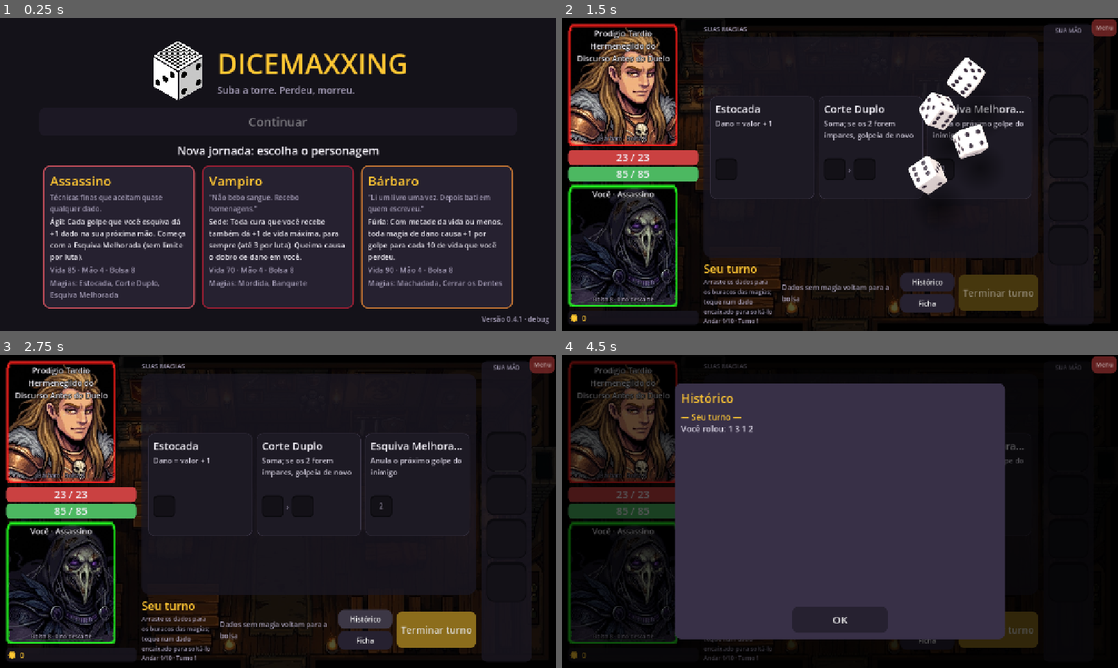
Above: before the commit, frames 1-4 (two rows, left to right).
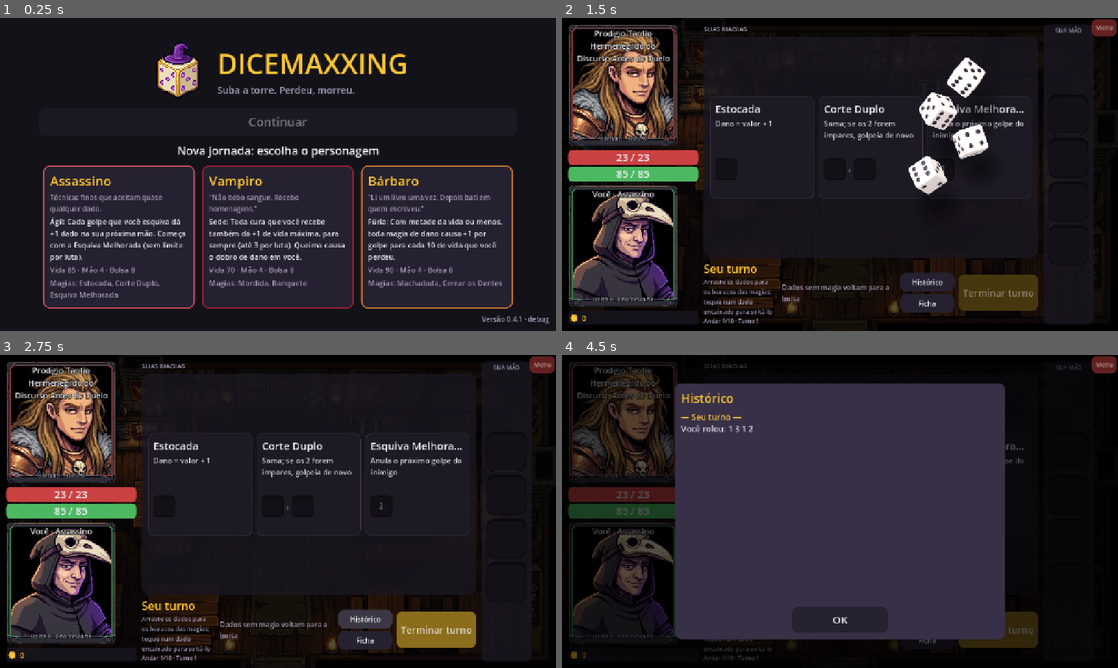
Above: after the commit, the same moments.

Repository: luizfsantos-alt/DICEMAXXXING
Game: Godot game, scene res://ui/main.tscn
Same seed, same stepped clock (60 frames per second), same inputs: the game is played once before the commit and once after it.
Inputs (mouse positions are in pixels of both pictures, inside the frame that each line leads up to):
- Up to frame 1 (0.25 s): no input
- Up to frame 2 (1.5 s): click (678, 237) at 0.52 s; click (778, 168) at 1.27 s
- Up to frame 3 (2.75 s): click "Histórico" at 2 s
- Up to frame 4 (4.5 s): click "Ficha" at 2.75 s; click "OK" at 3.5 s; click "Histórico" at 4.25 s

The runs differ from the first frame. In frame 1, 1.2% of the frame differs, in the area x 27-37%, y 7-27%; in frame 2, 6.5%, in the area x 1-21%, y 1-93%; in frame 3, 6.5%; in frame 4, 3.2%.

Commit message:
Arte refeita: molduras, logo, ícone, Feiticeiro 2 e 3, genérica 3
- Molduras de ferro com filete verde (jogador) e vermelho (inimigo); o
  inimigo sai do mesmo desenho, só com a cor trocada. Bordas do 9-slice
  ajustadas ao novo desenho (22, 22, 22, 24).
- Logo: dado com chapéu de mago, recortado do fundo; ícone do app com o
  mesmo dado sobre fundo ameixa.
- Feiticeiro 2 (mulher) e 3 (idoso), enquadrados na escala das outras fotos.
- Genérica 3 com fundo preto puro, como as demais.
- recortar_fundo.py tira o tom da cor-chave que vaza na borda do recorte.

Co-Authored-By: Claude Opus 5.5 <noreply@anthropic.com>
Claude-Session: https://claude.ai/code/session_01WYKQX2YieFEErCKCG9cej8

Diff:
--- a/ui/menu_screen.gd
+++ b/ui/menu_screen.gd
@@ -22,7 +22,7 @@
 	var v := Kit.vbox(16)
 	v.custom_minimum_size = Vector2(1100, 0)
 	cc.add_child(v)
-	# Logo (provisório) ao lado do título.
+	# Logo ao lado do título.
 	var head := Kit.hbox(20)
 	head.alignment = BoxContainer.ALIGNMENT_CENTER
 	v.add_child(head)
--- a/ui/portrait.gd
+++ b/ui/portrait.gd
@@ -18,7 +18,7 @@
 const BG := Color(0.0, 0.0, 0.0) ## Igual ao fundo da arte, para emendar.
 const FRAMES := {true: "frame_player.png", false: "frame_enemy.png"}
 ## Bordas da moldura que não esticam (esq., cima, dir., baixo), em pixels da textura.
-const FRAME_MARGINS := [10, 6, 10, 32]
+const FRAME_MARGINS := [22, 22, 22, 24]
 const INSET := 3.0 ## A arte começa no meio da borda da moldura (nada passa para fora).
 const CHAMFER := 6.0 ## Cantos chanfrados da moldura.
 const FACE_X := 0.45 ## Ponto da arte (fração da largura) que fica no centro da foto.
Binary file changed: assets/icon.png
Binary file changed: assets/logo.png
Binary file changed: assets/portraits/frame_enemy.png
Binary file changed: assets/portraits/frame_player.png
Binary file changed: assets/portraits/generic_3.png
Binary file changed: assets/portraits/sorcerer_2.png
Binary file changed: assets/portraits/sorcerer_3.png
